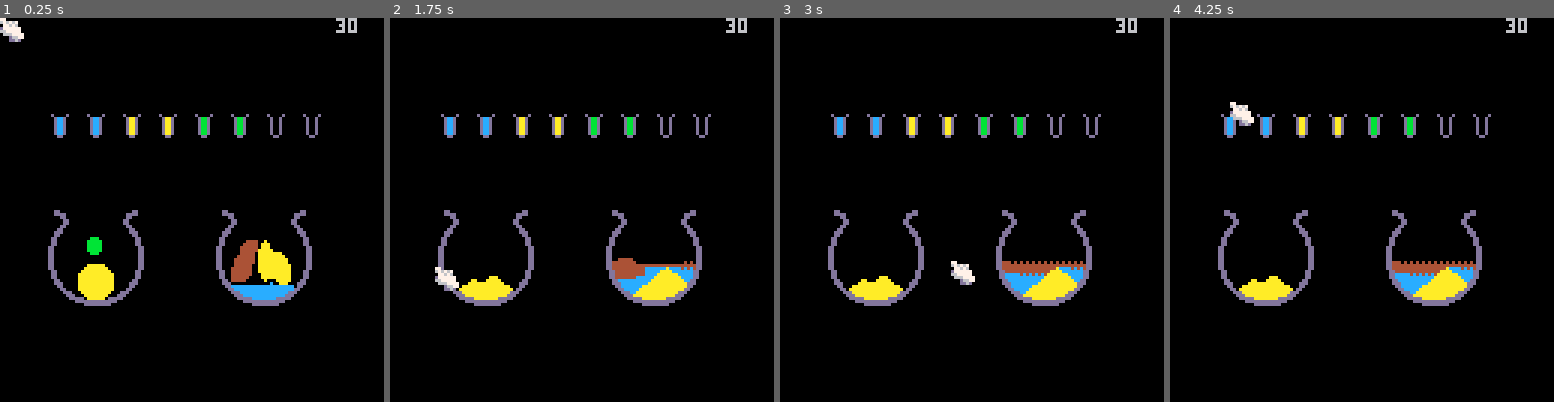
Above: before the commit, frames 1-4 (left to right).
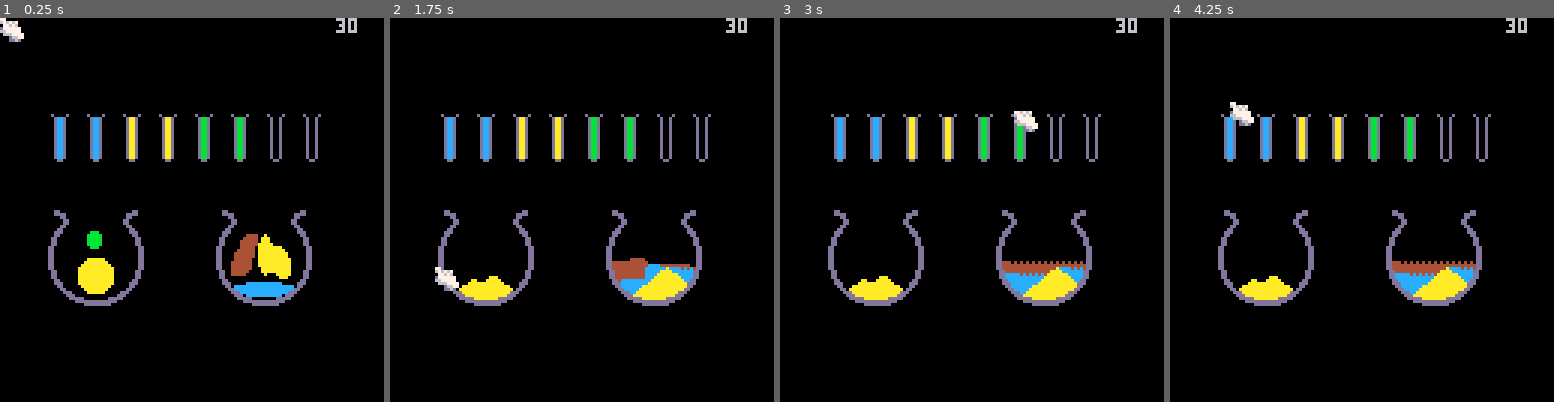
Above: after the commit, the same moments.

Repository: andbalch/cs4730_team_game
Game: PICO-8 cartridge potion.p8
The game is run twice, just before and just after one commit, with the same random seed, the same clock (stepped at 60 frames per second) and the same inputs.
Inputs (mouse positions are in pixels of both pictures, inside the frame that each line leads up to):
- Up to frame 1 (0.25 s): no input
- Up to frame 2 (1.75 s): click (670, 121) at 0.67 s; click (436, 267) at 1.22 s
- Up to frame 3 (3 s): click (887, 114) at 1.77 s; click (952, 259) at 2.32 s; click (1014, 106) at 2.87 s
- Up to frame 4 (4.25 s): click (1465, 256) at 3.42 s; click (1231, 102) at 3.97 s

The runs differ from the first frame. In frame 1, 2.5% of the frame differs, in the area x 14-83%, y 30-74%; in frame 2, 1.6%; in frame 3, 2.0%; in frame 4, 1.5%.

Commit message:
Increases size of vials

Diff:
--- a/potion.lua
+++ b/potion.lua
@@ -24,7 +24,7 @@
 vials={}
 slots={}
 for i=0,7 do
-	v=create_sim(64+i*8,32,8,8)
+	v=create_sim(64+i*8,32,8,16)
 	vials[i]=v
 	slots[i]={v=i,x=16+i*12,y=32,w=v.w,h=v.h}
 end
@@ -81,13 +81,13 @@
 		if s.v~=nil then
 			draw_sim(vials[s.v],s.x,s.y)
 		else
-			spr(3,s.x,s.y)
+			spr(5,s.x,s.y,1,2)
 		end
 	end
 
 	-- Draw the held vial near the mouse.
 	if holding~=nil then
-		draw_sim(vials[holding],mx+vox,my+voy)
+		--draw_sim(vials[holding],mx+vox,my+voy)
 	end
 
 	-- Draw frame rate.
@@ -115,7 +115,7 @@
 		local v=vials[holding]
 		local cc=caul:g(cx,cy)
 		for x=3,4 do
-			for y=1,6 do
+			for y=1,14 do
 				-- If the vial cell isn't empty and the cauldron cell is, tranfer it over to the cauldron.
 				local vc=v:g(x,y)
 				if vc~=0 and cc==0 then
Not shown, changed: 25 lines of the sprite sheet (__gfx__) section of potion.p8
